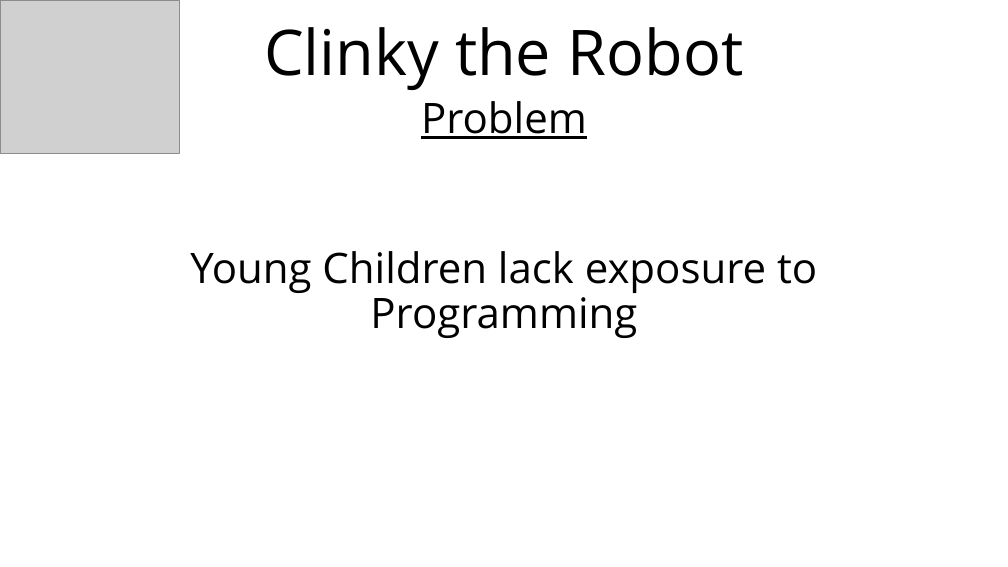
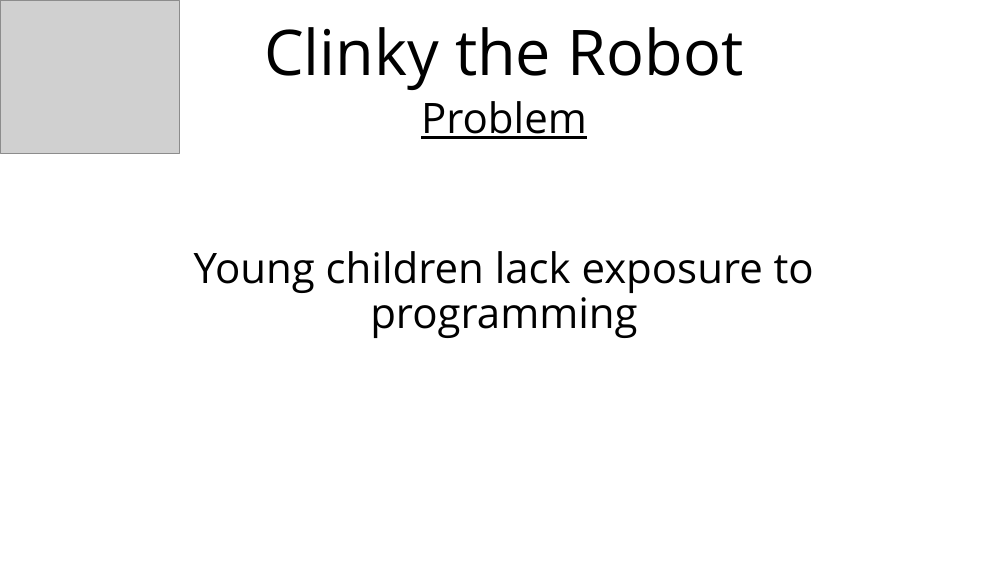
Before and after one commit to heypano/Capstone, a slide deck: slide 2 of HCIM Capstone Project.pptx. Drawn at 1008x567 pixels with LibreOffice and Linux fonts; fonts in the diff are those of the drawing; grey boxes stand for pictures. Boxes give left, top, right and bottom in pixels: in the first picture for what was removed or moved away, otherwise in the second. Text is boxed around its words. In the diff, an @@ line names an element or a change of style, - is before the commit and + after.

```diff
--- a/HCIM Capstone Project.pptx
+++ b/HCIM Capstone Project.pptx
@@ text at bbox=[194, 251, 814, 338]: text changed @@
-Young Children lack exposure to Programming
+Young children lack exposure to programming
```
Also in this commit, not shown: 12 other slides changed.
